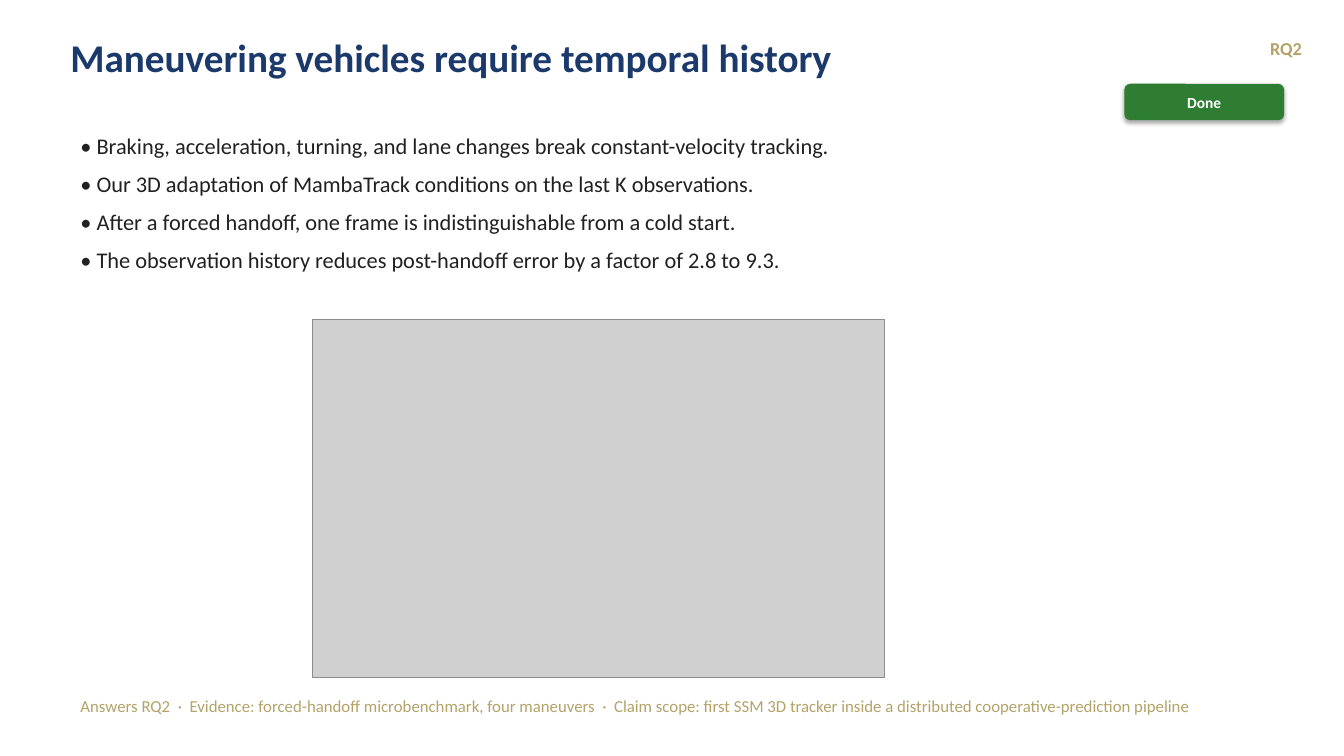
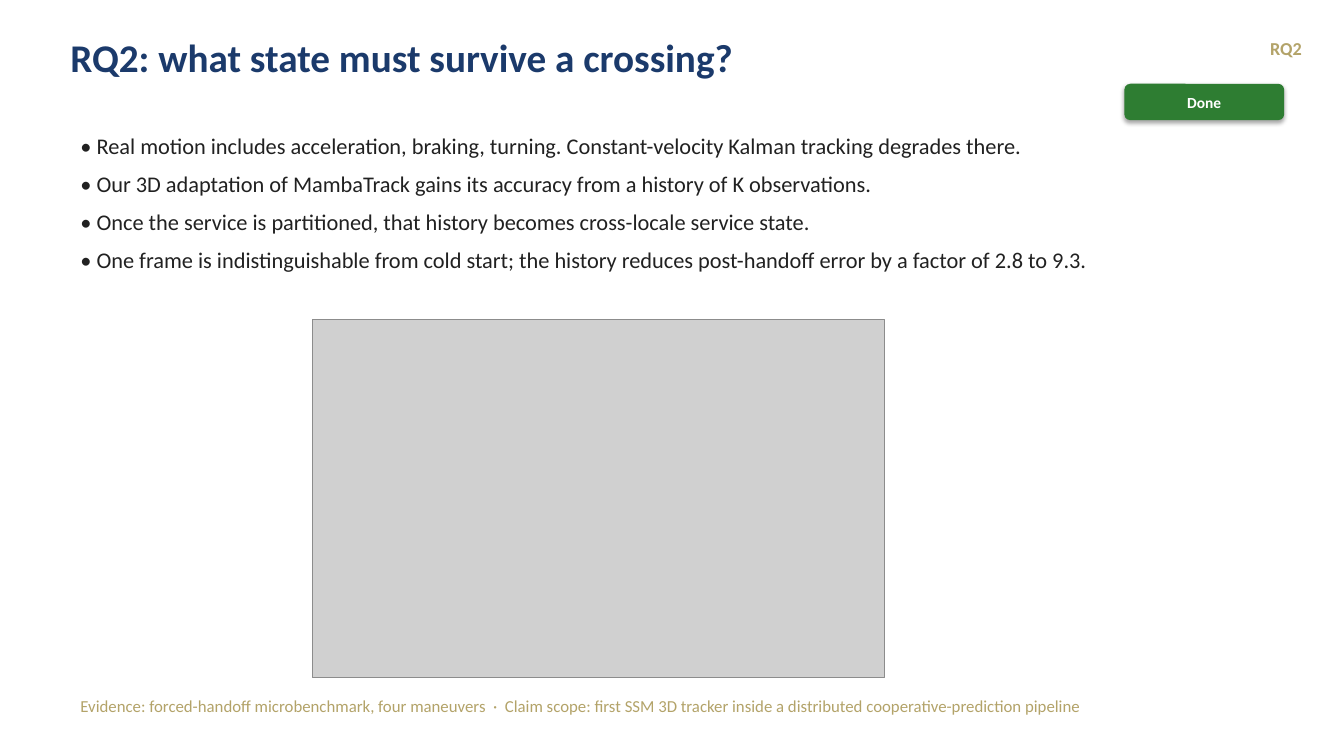
Before and after one commit to tlandle/eCAV, a slide deck: slide 7 of docs/kb/decks/khonsu_story_2026-09-04.pptx (slide 6 before the commit). Drawn at 1344x756 pixels with LibreOffice and Linux fonts; fonts in the diff are those of the drawing; grey boxes stand for pictures. Boxes give left, top, right and bottom in pixels: in the first picture for what was removed or moved away, otherwise in the second. Text is boxed around its words. In the diff, an @@ line names an element or a change of style, - is before the commit and + after.

```diff
--- a/docs/kb/decks/khonsu_story_2026-09-04.pptx
+++ b/docs/kb/decks/khonsu_story_2026-09-04.pptx
@@ text at <box>70,44,732,79</box>: text changed @@
-Maneuvering vehicles require temporal history
+RQ2: what state must survive a crossing?
@@ text at <box>97,138,1086,272</box>: text changed @@
-• Braking, acceleration, turning, and lane changes break constant-velocity tracking.
-• Our 3D adaptation of MambaTrack conditions on the last K observations.
-• After a forced handoff, one frame is indistinguishable from a cold start.
-• The observation history reduces post-handoff error by a factor of 2.8 to 9.3.
+• Real motion includes acceleration, braking, turning. Constant-velocity Kalman tracking degrades there.
+• Our 3D adaptation of MambaTrack gains its accuracy from a history of K observations.
+• Once the service is partitioned, that history becomes cross-locale service state.
+• One frame is indistinguishable from cold start; the history reduces post-handoff error by a factor of 2.8 to 9.3.
@@ text at <box>80,700,1080,715</box>: text changed @@
-Answers RQ2 · Evidence: forced-handoff microbenchmark, four maneuvers · Claim scope: first SSM 3D tracker inside a distributed cooperative-prediction pipeline
+Evidence: forced-handoff microbenchmark, four maneuvers · Claim scope: first SSM 3D tracker inside a distributed cooperative-prediction pipeline
```
Also in this commit, not shown: 7 other slides changed, 8 slides added, 8 slides removed, 1 other file.
